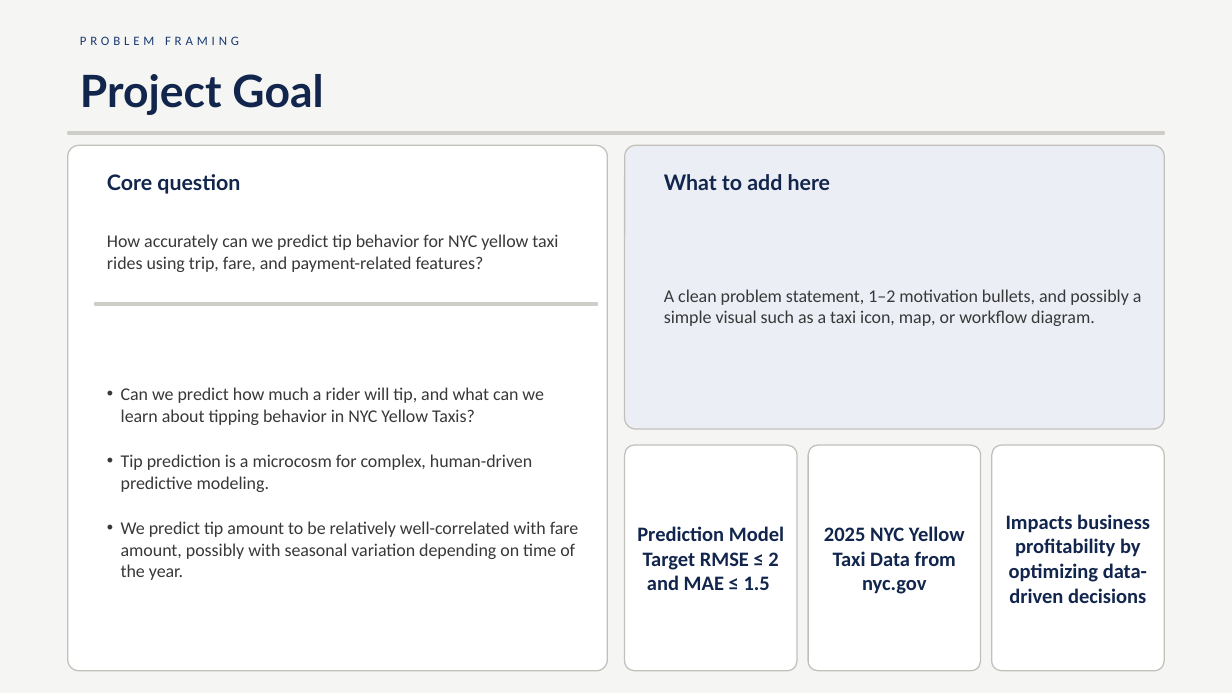
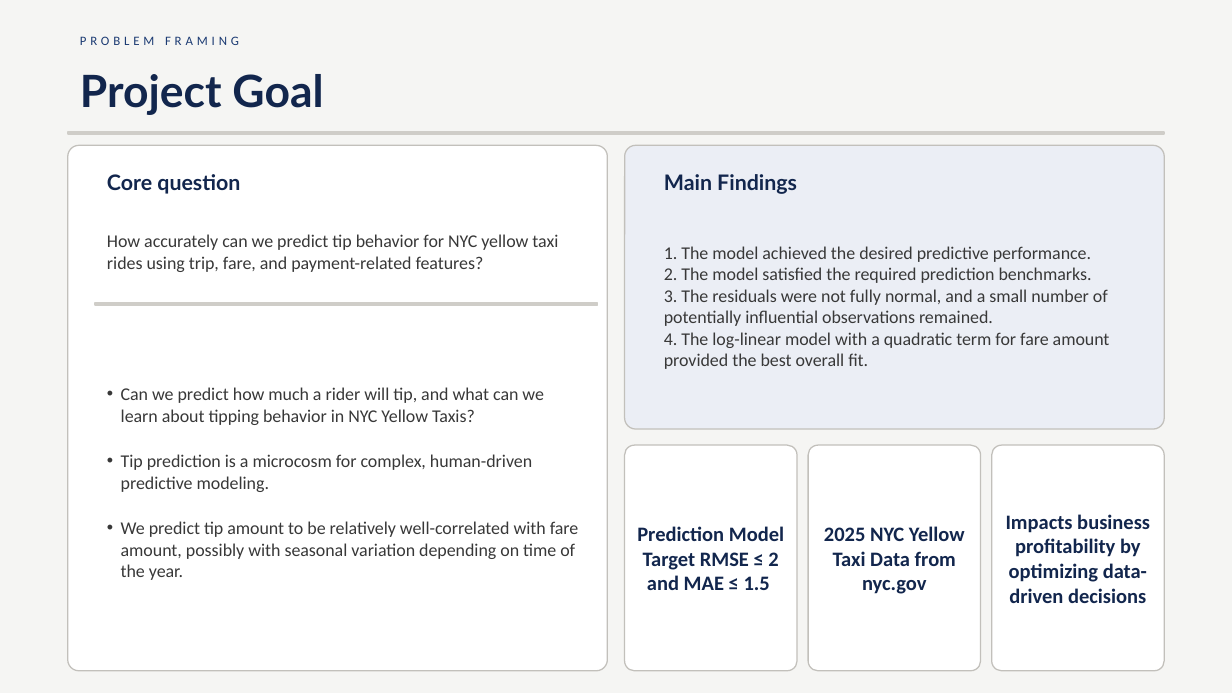
Before and after one commit to Iwestlauer/DDS-Project2, a slide deck: slide 3 of Project Docs/PresentationV1.pptx. Drawn at 1232x693 pixels with LibreOffice and Linux fonts; fonts in the diff are those of the drawing. Boxes give left, top, right and bottom in pixels: in the first picture for what was removed or moved away, otherwise in the second. Text is boxed around its words. In the diff, an @@ line names an element or a change of style, - is before the commit and + after.

```diff
--- a/Project Docs/PresentationV1.pptx
+++ b/Project Docs/PresentationV1.pptx
@@ text at box(664, 174, 797, 194): text changed @@
-What to add here
+Main Findings
@@ text at box(664, 246, 1110, 369): text changed @@
-A clean problem statement, 1–2 motivation bullets, and possibly a simple visual such as a taxi icon, map, or workflow diagram.
+1. The model achieved the desired predictive performance.
+2. The model satisfied the required prediction benchmarks.
+3. The residuals were not fully normal, and a small number of potentially influential observations remained.
+4. The log-linear model with a quadratic term for fare amount provided the best overall fit.
```
Also in this commit, not shown: 5 other slides changed, 5 slides added, 1 slide removed, 5 other files.
